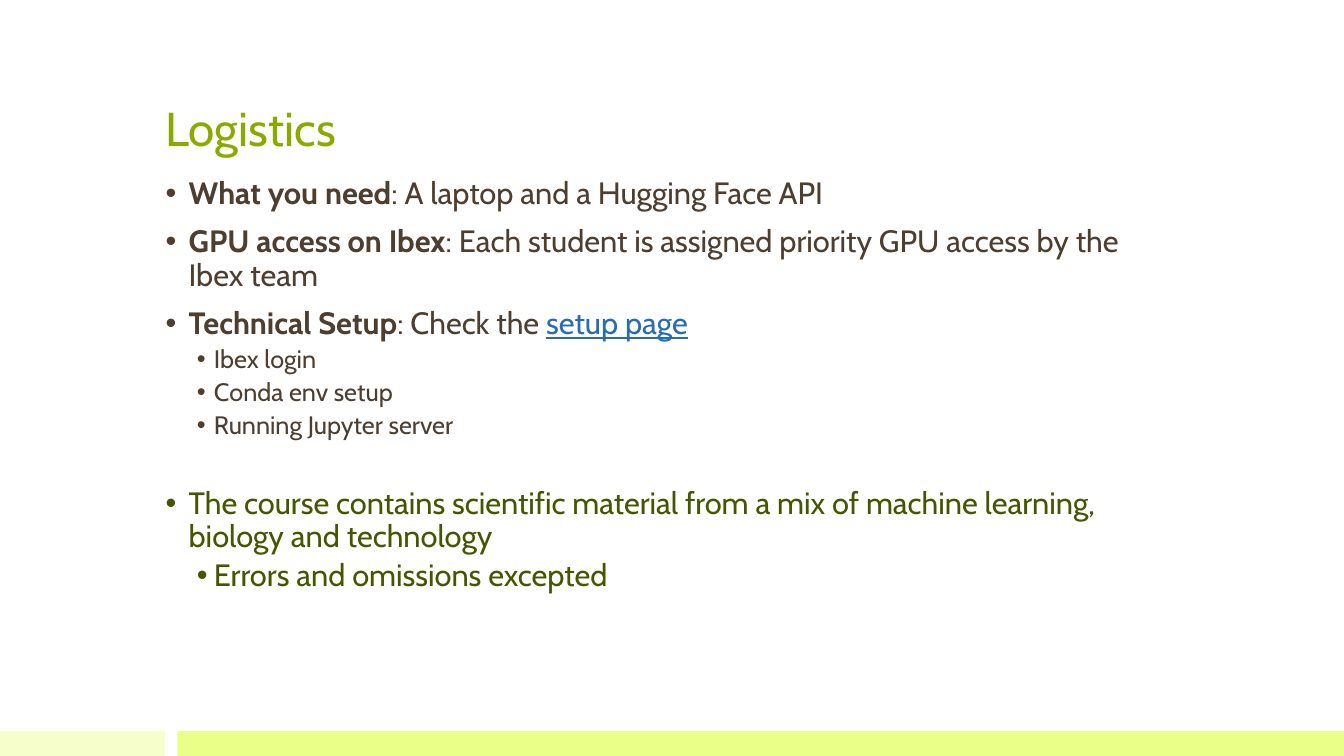
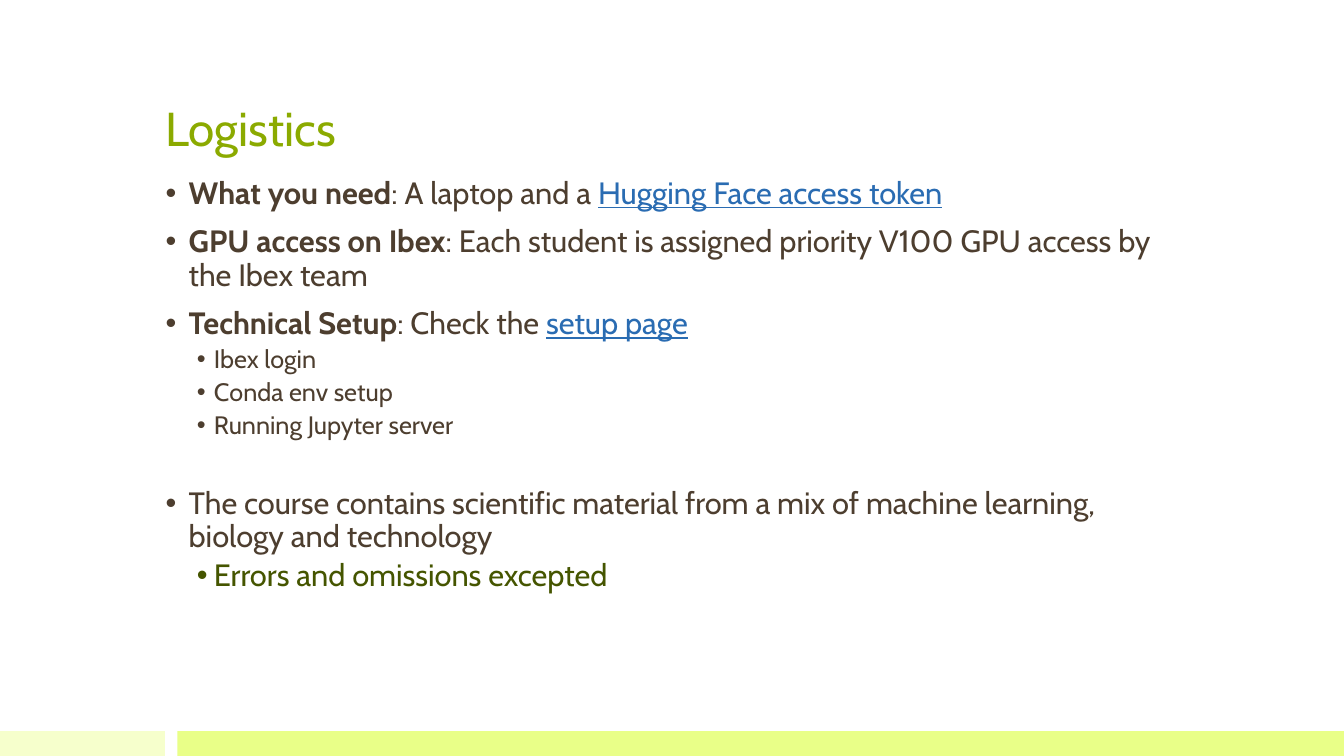
Before and after one commit to bioinfo-kaust/gfm-workshop, a slide deck: slide 4 of lecture_slides/00_workshop_introduction.pptx. Drawn at 1344x756 pixels with LibreOffice and Linux fonts; fonts in the diff are those of the drawing. Boxes give left, top, right and bottom in pixels: in the first picture for what was removed or moved away, otherwise in the second. Text is boxed around its words. In the diff, an @@ line names an element or a change of style, - is before the commit and + after.

```diff
--- a/lecture_slides/00_workshop_introduction.pptx
+++ b/lecture_slides/00_workshop_introduction.pptx
@@ text at (189, 181, 1150, 287): text changed @@
-• What you need: A laptop and a Hugging Face API
-• GPU access on Ibex: Each student is assigned priority GPU access by the Ibex team
+• What you need: A laptop and a Hugging Face access token
+• GPU access on Ibex: Each student is assigned priority V100 GPU access by the Ibex team
@@ text at (189, 491, 1095, 554): text colour #455500 to #4D3E2F in "The course contains scientific material from a ..." @@
```
Also in this commit, not shown: 4 other slides changed.
